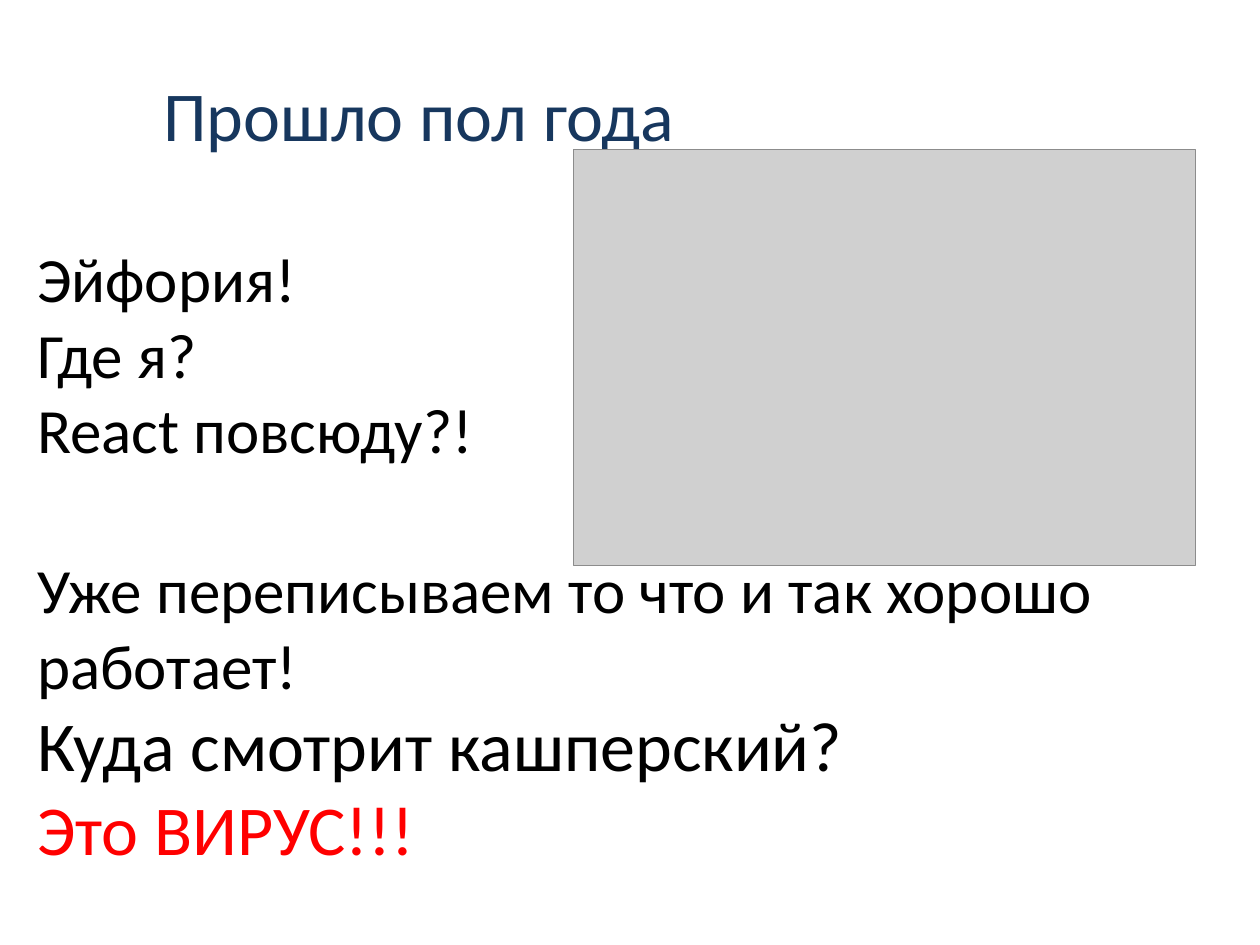
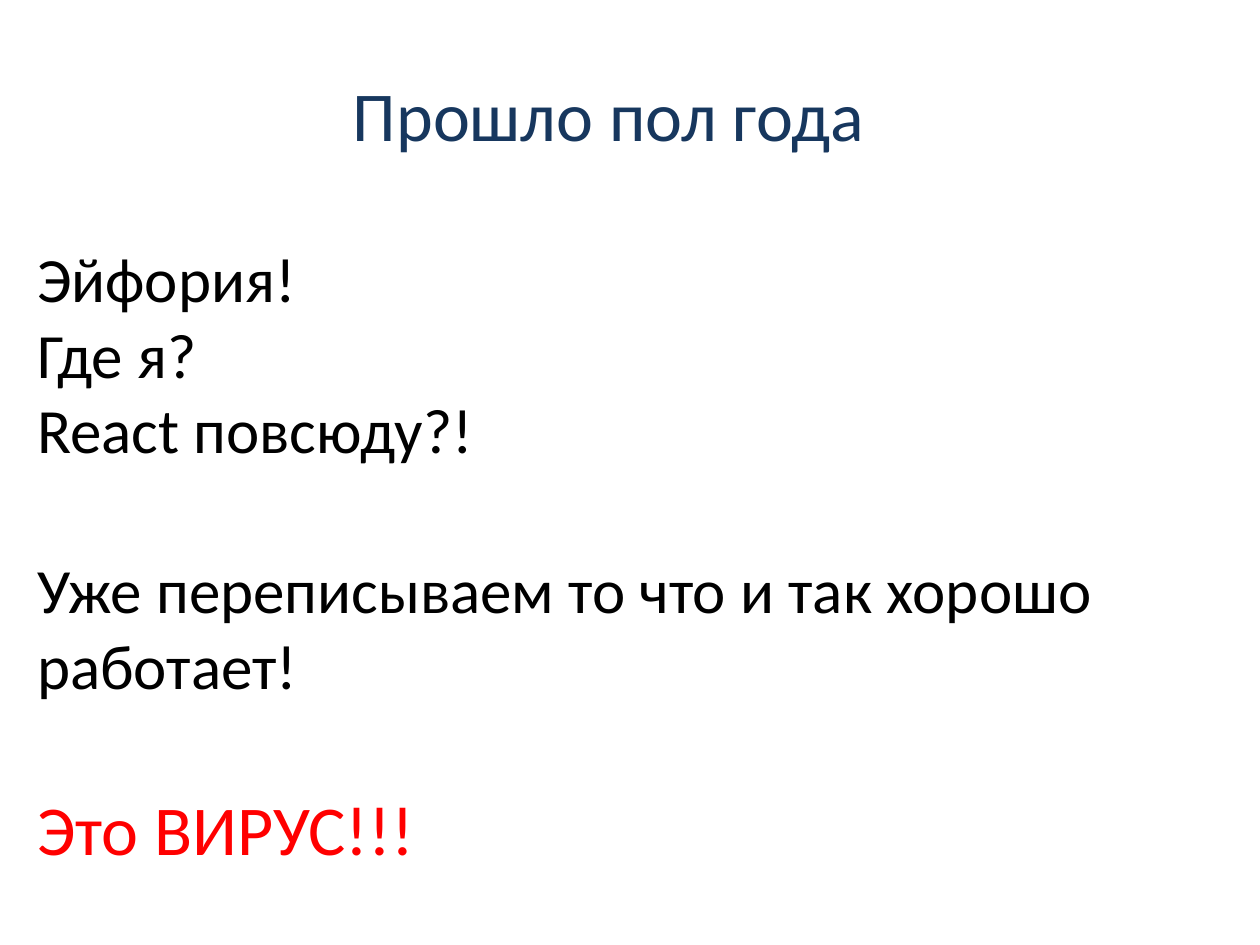
Before and after one commit to nickolaysm/flux_its_easy, a slide deck: slide 9 of pptx/Flux.pptx. Drawn at 1260x945 pixels with LibreOffice and Linux fonts; fonts in the diff are those of the drawing; grey boxes stand for pictures. Boxes give left, top, right and bottom in pixels: in the first picture for what was removed or moved away, otherwise in the second. Text is boxed around its words. In the diff, an @@ line names an element or a change of style, - is before the commit and + after.

```diff
--- a/pptx/Flux.pptx
+++ b/pptx/Flux.pptx
@@ text at bbox=[353, 96, 864, 153]: alignment left to centre @@
@@ picture removed at bbox=[573, 150, 1196, 566] @@
@@ text at bbox=[37, 723, 842, 783]: paragraph removed @@
-Куда смотрит кашперский?
```
Also in this commit, not shown: 17 other slides changed, 4 slides added, 1 slide removed.
